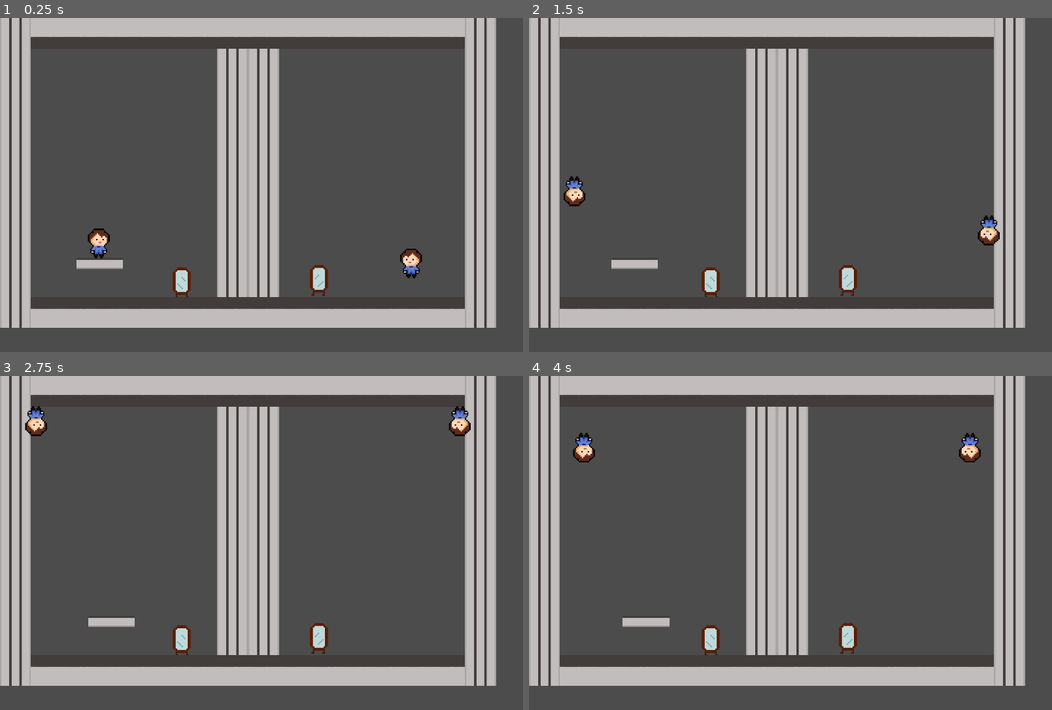
Above: before the commit, frames 1-4 (two rows, left to right).
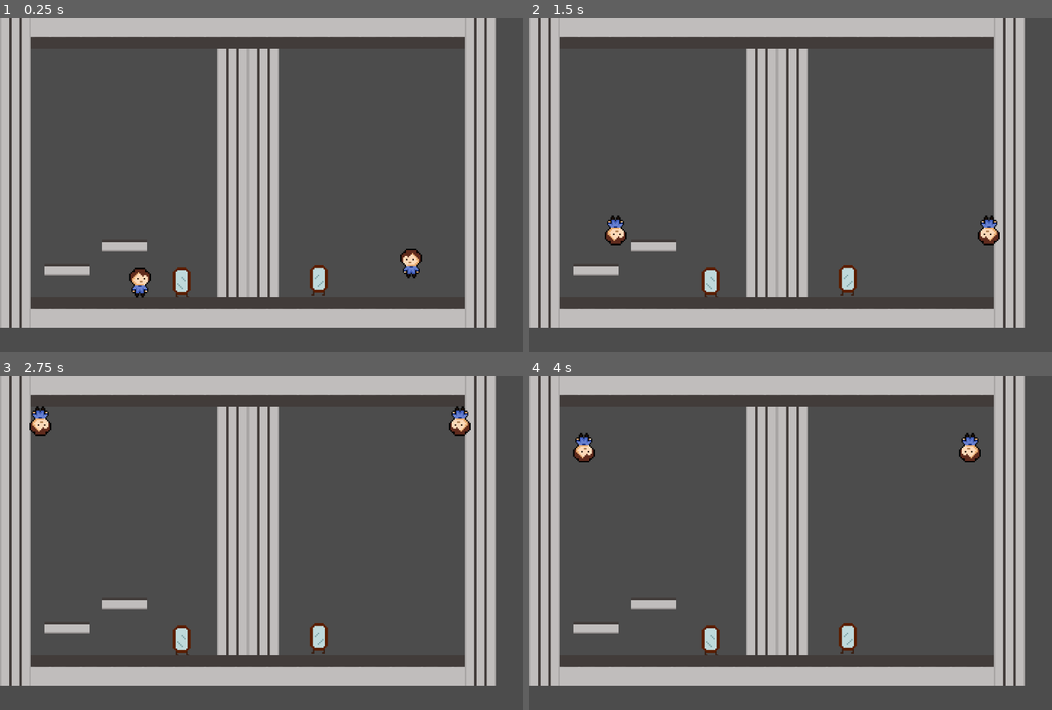
Above: after the commit, the same moments.

Repository: papukweh/Sohlepse
Game: Godot game, scene res://Stages/stage2.tscn
Same seed, same stepped clock (60 frames per second), same inputs: the game is played once before the commit and once after it. This scene is started directly instead of the project's main scene.
Inputs:
- Up to frame 1 (0.25 s): no input
- Up to frame 2 (1.5 s): tap Enter (ui_accept) at 0.5 s; hold Right (move_right) 0.53-1.28 s; tap H (change-h) at 0.6 s; tap Up (jump) at 0.77 s; hold Down (move_down) from 1.28 s (still down); tap V (change-v) at 1.35 s
- Up to frame 3 (2.75 s): tap Up (jump) at 1.52 s; release Down (move_down) at 2.03 s; hold Right (move_right) from 2.03 s (still down); hold E (interact) from 2.03 s (still down)
- Up to frame 4 (4 s): release E (interact) at 2.78 s; tap F (play) at 2.85 s; tap Up (jump) at 3.02, 3.77 s; release Right (move_right) at 3.53 s; hold Left (move_left) from 3.53 s (still down); tap G (record) at 3.6 s

The runs differ from the first frame. In frame 1, 1.2% of the frame differs, in the area x 8-29%, y 63-84%; in frame 2, 1.2%, in the area x 6-29%, y 47-78%; in frame 3, 1.0%; in frame 4, 0.7%.

Commit message:
Player agora tem dois raycasts nos pés e bug em plataforma arrumado

Diff:
--- a/Sohlepse/Objects/MovingPlatform.tscn
+++ b/Sohlepse/Objects/MovingPlatform.tscn
@@ -21,7 +21,7 @@
 input_pickable = false
 collision_layer = 1
 collision_mask = 1
-mode = 1
+mode = 3
 mass = 1.0
 friction = 1.0
 bounce = 0.0
--- a/Sohlepse/Objects/Platform.tscn
+++ b/Sohlepse/Objects/Platform.tscn
@@ -13,7 +13,7 @@
 custom_solver_bias = 0.0
 extents = Vector2( 10.9849, 11.7475 )
 
-[node name="Platform" type="Area2D"]
+[node name="Platform" type="Area2D" index="0"]
 
 input_pickable = true
 gravity_vec = Vector2( 0, 1 )
@@ -30,8 +30,8 @@
 
 [node name="CollisionShape2D" type="CollisionShape2D" parent="." index="1"]
 
-position = Vector2( -0.284794, 0.979662 )
-scale = Vector2( 1, 0.652924 )
+position = Vector2( -0.0542488, -8.56392 )
+scale = Vector2( 1, 0.235769 )
 shape = SubResource( 1 )
 
 [node name="StaticBody2D" type="StaticBody2D" parent="." index="2"]
--- a/Sohlepse/Player/Player.gd
+++ b/Sohlepse/Player/Player.gd
@@ -118,7 +118,7 @@
 	# Integrate velocity into motion and move
 	velocity = move_and_slide(velocity, Vector2(0, -1))
 
-	if $RC_down.is_colliding() and not platform:
+	if ($RC_down.is_colliding() or $RC_down2.is_colliding()) and not platform:
 		on_air_time = 0
 		jumping = false
 		#if in_terrain == 0:
--- a/Sohlepse/Player/Player.tscn
+++ b/Sohlepse/Player/Player.tscn
@@ -100,7 +100,7 @@
 "values": [ 5 ]
 }
 
-[node name="Player" type="KinematicBody2D" index="0"]
+[node name="Player" type="KinematicBody2D"]
 
 position = Vector2( -0.475647, 1 )
 input_pickable = false
@@ -143,7 +143,7 @@
 
 [node name="RC_down" type="RayCast2D" parent="." index="2"]
 
-position = Vector2( 0, 0.786232 )
+position = Vector2( -5.59441, 1.83518 )
 scale = Vector2( 1, 1.02457 )
 enabled = true
 exclude_parent = true
@@ -151,7 +151,17 @@
 collision_mask = 1
 _sections_unfolded = [ "Transform" ]
 
-[node name="AnimationPlayer" type="AnimationPlayer" parent="." index="3"]
+[node name="RC_down2" type="RayCast2D" parent="." index="3"]
+
+position = Vector2( 5.76923, 2.01001 )
+scale = Vector2( 1, 1.02457 )
+enabled = true
+exclude_parent = true
+cast_to = Vector2( 0, 29 )
+collision_mask = 1
+_sections_unfolded = [ "Transform" ]
+
+[node name="AnimationPlayer" type="AnimationPlayer" parent="." index="4"]
 
 root_node = NodePath("..")
 autoplay = ""
@@ -163,7 +173,7 @@
 blend_times = [  ]
 _sections_unfolded = [ "Pause", "Playback Options" ]
 
-[node name="InputHandler" type="Node" parent="." index="4"]
+[node name="InputHandler" type="Node" parent="." index="5"]
 
 script = ExtResource( 3 )
 MODE = 1
--- a/Sohlepse/Stages/stage2.tscn
+++ b/Sohlepse/Stages/stage2.tscn
@@ -5,7 +5,7 @@
 [ext_resource path="res://Player/Player.tscn" type="PackedScene" id=3]
 [ext_resource path="res://Objects/Endgoal.tscn" type="PackedScene" id=4]
 [ext_resource path="res://Objects/EndgoalMirror.tscn" type="PackedScene" id=5]
-[ext_resource path="res://Objects/MovingPlatform.tscn" type="PackedScene" id=6]
+[ext_resource path="res://Objects/Platform.tscn" type="PackedScene" id=6]
 
 [node name="stage2" instance=ExtResource( 1 )]
 
@@ -72,7 +72,7 @@
 
 [node name="Player1" parent="Players" index="0" instance=ExtResource( 3 )]
 
-position = Vector2( 203.522, 451.267 )
+position = Vector2( 288.65, 532.694 )
 
 [node name="Player2" parent="Players" index="1" instance=ExtResource( 3 )]
 
@@ -87,8 +87,12 @@
 
 position = Vector2( 660.145, 541.377 )
 
-[node name="MovingPlatform" parent="." index="6" instance=ExtResource( 6 )]
+[node name="Platform" parent="." index="6" instance=ExtResource( 6 )]
 
-position = Vector2( 203.997, 506.902 )
-motion = Vector2( 200, 0 )
-cycle = 200.0
+position = Vector2( 138.379, 520.023 )
+scale = Vector2( 1.44961, 1 )
+
+[node name="Platform2" parent="." index="7" instance=ExtResource( 6 )]
+
+position = Vector2( 256.818, 470.056 )
+scale = Vector2( 1.44961, 1 )
--- a/Sohlepse/Stages/stage5.tscn
+++ b/Sohlepse/Stages/stage5.tscn
@@ -75,7 +75,7 @@
 custom_solver_bias = 0.0
 extents = Vector2( 58.507, 10 )
 
-[node name="stage5" index="0" instance=ExtResource( 1 )]
+[node name="stage5" instance=ExtResource( 1 )]
 
 PLAYERS = 2
 MAX_CLONES = 0
